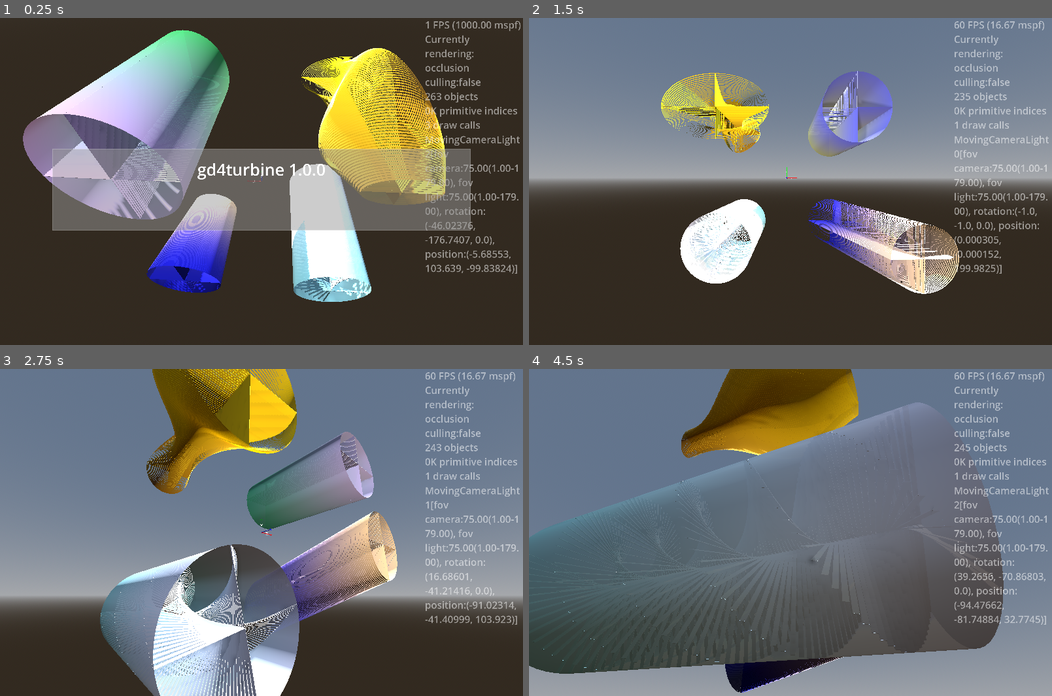
Above: before the commit, frames 1-4 (two rows, left to right).
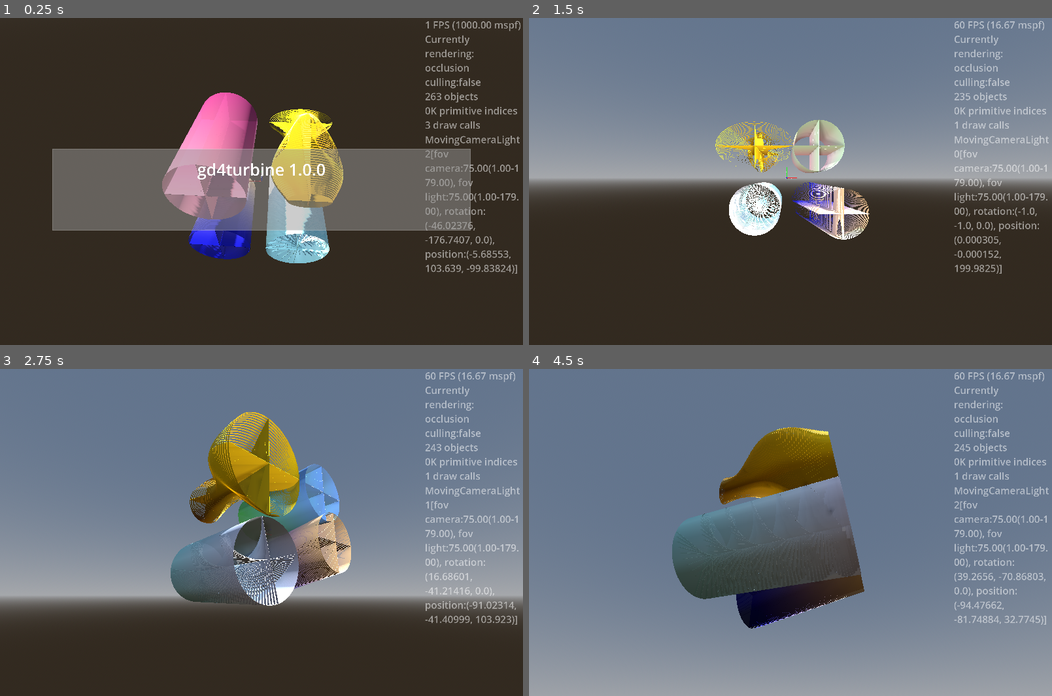
Above: after the commit, the same moments.

Repository: kasworld/gd4turbine
Game: Godot game, scene res://main.tscn
The game is run twice, just before and just after one commit, with the same random seed, the same clock (stepped at 60 frames per second) and the same inputs.
Inputs (mouse positions are in pixels of both pictures, inside the frame that each line leads up to):
- Up to frame 1 (0.25 s): no input
- Up to frame 2 (1.5 s): tap Enter at 0.5 s; move the mouse to (905, 165) at 0.52 s; hold Right 0.53-1.28 s; tap Q at 0.6 s; click (905, 165) at 0.67 s; move the mouse to (685, 197) at 1.27 s; hold Down from 1.28 s (still down); tap E at 1.35 s
- Up to frame 3 (2.75 s): move the mouse to (313, 460) at 2.02 s; release Down at 2.03 s; hold Right from 2.03 s (still down); tap Enter at 2.1 s
- Up to frame 4 (4.5 s): move the mouse to (764, 597) at 2.77 s; release Right at 2.78 s; hold Up 2.78-3.53 s; tap Q at 2.85 s; click (764, 597) at 2.92 s; move the mouse to (947, 581) at 3.52 s; hold Left from 3.53 s (still down); tap E at 3.6 s; move the mouse to (633, 483) at 4.27 s; tap Enter at 4.35 s

The runs differ from the first frame. In frame 1, 37% of the frame differs, in the area x 4-86%, y 3-87%; in frame 2, 13%; in frame 3, 32%; in frame 4, 47%, in the area x 0-91%, y 0-99%.

Commit message:
add blade_rotate_fn

Diff:
--- a/main.gd
+++ b/main.gd
@@ -55,21 +55,13 @@
 
 var turbine_list :Array
 func turbine_demo() -> void:
-	for pos in [
-		Vector3(WorldSize.x/2,WorldSize.y/2,0),
-		Vector3(-WorldSize.x/2,WorldSize.y/2,0),
-		Vector3(WorldSize.x/2,-WorldSize.y/2,0),
-		Vector3(-WorldSize.x/2,-WorldSize.y/2,0),]:
+	for pos in [Vector3(WorldSize.x/4,WorldSize.y/4,0), Vector3(-WorldSize.x/4,WorldSize.y/4,0),
+				Vector3(WorldSize.x/4,-WorldSize.y/4,0), Vector3(-WorldSize.x/4,-WorldSize.y/4,0)]:
 		var tb = preload("res://turbine/turbine.tscn").instantiate(
-			).init_sample(WorldSize.x,WorldSize.z / 4, 1, 4, random_color(),random_color())
+			).init_sample(WorldSize.x*0.7, WorldSize.z*0.2, 1, 4, random_color(),random_color())
 		turbine_list.append(tb)
 		tb.position = pos
 		add_child(tb)
-	for i in 4:
-		turbine_color_list.append(random_color())
-func make_turbine() -> Turbine:
-	return preload("res://turbine/turbine.tscn").instantiate(
-			).init_sample(WorldSize.x,WorldSize.z / 4, 1, 4, random_color(),random_color())
 func scale_lambda(period :float) -> Callable:
 	return func(rate):
 		var x = (cos(rate*PI*2 + period)+2) * (rate/4+0.25)
@@ -77,30 +69,25 @@
 		return Vector3(x,y,1)
 func shift_lambda(rad :float) -> Callable:
 	return func(rate):
-		return Vector3(cos(rad), sin(rad), 0) * rate * 50
+		return Vector3(cos(rad), sin(rad), 0) * rate * WorldSize.x/5
 func rotate_lambda(rad :float) -> Callable:
 	return func(rate):
 		return PI*rate*rad
 
-var turbine_color_list :Array
+var turbine_color_list := [random_color(),random_color(),random_color(),random_color()]
 var turbine_color_rate :float
 func turbine_animate() -> void:
 	if turbine_color_rate >= 1:
 		turbine_color_rate = 0
-		turbine_color_list[0] = turbine_color_list[1]
-		turbine_color_list[1] = random_color()
-		turbine_color_list[2] = turbine_color_list[3]
-		turbine_color_list[3] = random_color()
+		turbine_color_list = [turbine_color_list[1], random_color(), turbine_color_list[3], random_color()]
 	else:
 		turbine_color_rate += 1.0/60.0
 	var t := Time.get_unix_time_from_system()
 	var rad := fposmod(t , PI*2)
-	#turbine.rotation.z = rad
 	turbine_list[0].set_color_all(
 		lerp(turbine_color_list[0], turbine_color_list[1],turbine_color_rate),
 		lerp(turbine_color_list[2], turbine_color_list[3],turbine_color_rate),
 	)
-	#turbine_list[0].set_transform_all(Turbine.scale_1, Turbine.shift_zero, Turbine.rotate_zero)
 	turbine_list[1].set_transform_all(scale_lambda(rad), Turbine.shift_zero, Turbine.rotate_zero)
 	turbine_list[2].set_transform_all(Turbine.scale_1, shift_lambda(rad), Turbine.rotate_zero)
 	turbine_list[3].set_transform_all(Turbine.scale_1, Turbine.shift_zero, rotate_lambda(rad))
--- a/turbine/turbine.gd
+++ b/turbine/turbine.gd
@@ -17,9 +17,15 @@
 static func rotate_PI(rate :float) -> float:
 	return PI*rate
 
+static func blade_rotate_0deg(_rate :float) -> float:
+	return 0
+
+static func blade_rotate_18deg(_rate :float) -> float:
+	return PI/10
+
 func init_sample(count :int, radius :float, ring_width :float, arm_count :int, co1 :Color, co2 :Color) -> Turbine:
 	init_basic(count, radius, ring_width, arm_count)
-	set_transform_all(scale_1,shift_zero,rotate_zero)
+	set_transform_all(scale_1,shift_zero,rotate_zero,blade_rotate_0deg)
 	set_color_all(co1,co2)
 	return self
 
@@ -41,8 +47,11 @@
 	ring_mesh.flip_faces = flip_faces
 	rings.init_with_alpha(ring_mesh, count, 0.9, false)
 
-
-func set_transform_all(scale_fn :Callable, shift_fn :Callable, rotate_fn :Callable) -> Turbine:
+func set_transform_all(
+	scale_fn :Callable,
+	shift_fn :Callable,
+	rotate_fn :Callable,
+	blade_rotate_fn :Callable = blade_rotate_0deg) -> Turbine:
 	var count :int = $RingsOut.multimesh.visible_instance_count
 	var arm_count :int = $Blades.multimesh.visible_instance_count / count
 	var mesh_size :Vector3 = $Blades.multimesh.mesh.size
@@ -52,8 +61,6 @@
 	var start_pos_z := -count*ring_width/2
 	for i in count:
 		var rate := float(i)/float(count-1)
-		#var scale_by_rate :float = scale_fn.call(rate)
-		#var scaled_size := Vector3(scale_by_rate, scale_by_rate, 1)
 		var scaled_size :Vector3 = scale_fn.call(rate)
 		var ring_pos := Vector3(0,0, start_pos_z + i*ring_width)
 
@@ -64,7 +71,6 @@
 		$RingsIn.multimesh.set_instance_transform(i, t)
 
 		var base_int := i*arm_count
-		#var blade_center_radius := ring_radius * scale_by_rate/2
 		for j in arm_count:
 			var rad :float = arm_to_arm_radian_in_ring *j + rotate_fn.call(rate)
 			t = Transform3D(Basis(),
@@ -75,7 +81,8 @@
 					) + shift_fn.call(rate) )
 			t = t.scaled_local(scaled_size)
 			t = t.rotated_local(Vector3.BACK, rad)
-			t = t.rotated_local(Vector3.LEFT, PI/10)
+			t = t.rotated_local(Vector3.LEFT, blade_rotate_fn.call(rate))
+			#t = t.rotated_local(Vector3.LEFT, PI/10)
 			$Blades.multimesh.set_instance_transform(base_int+j, t)
 	return self
 
